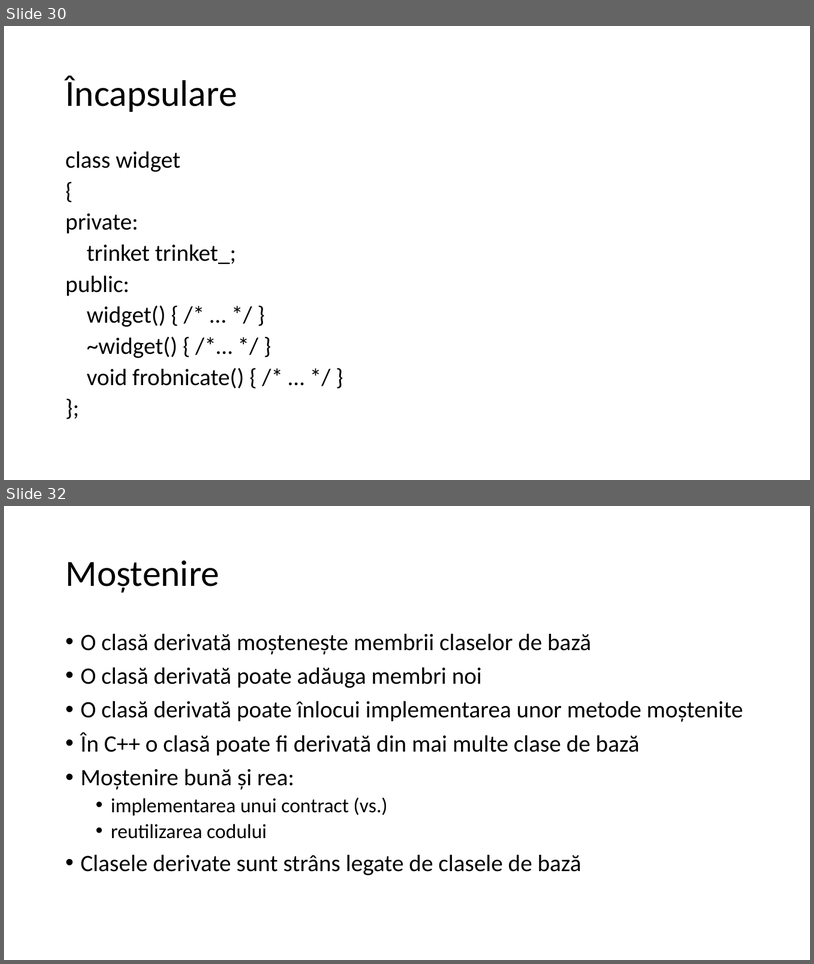
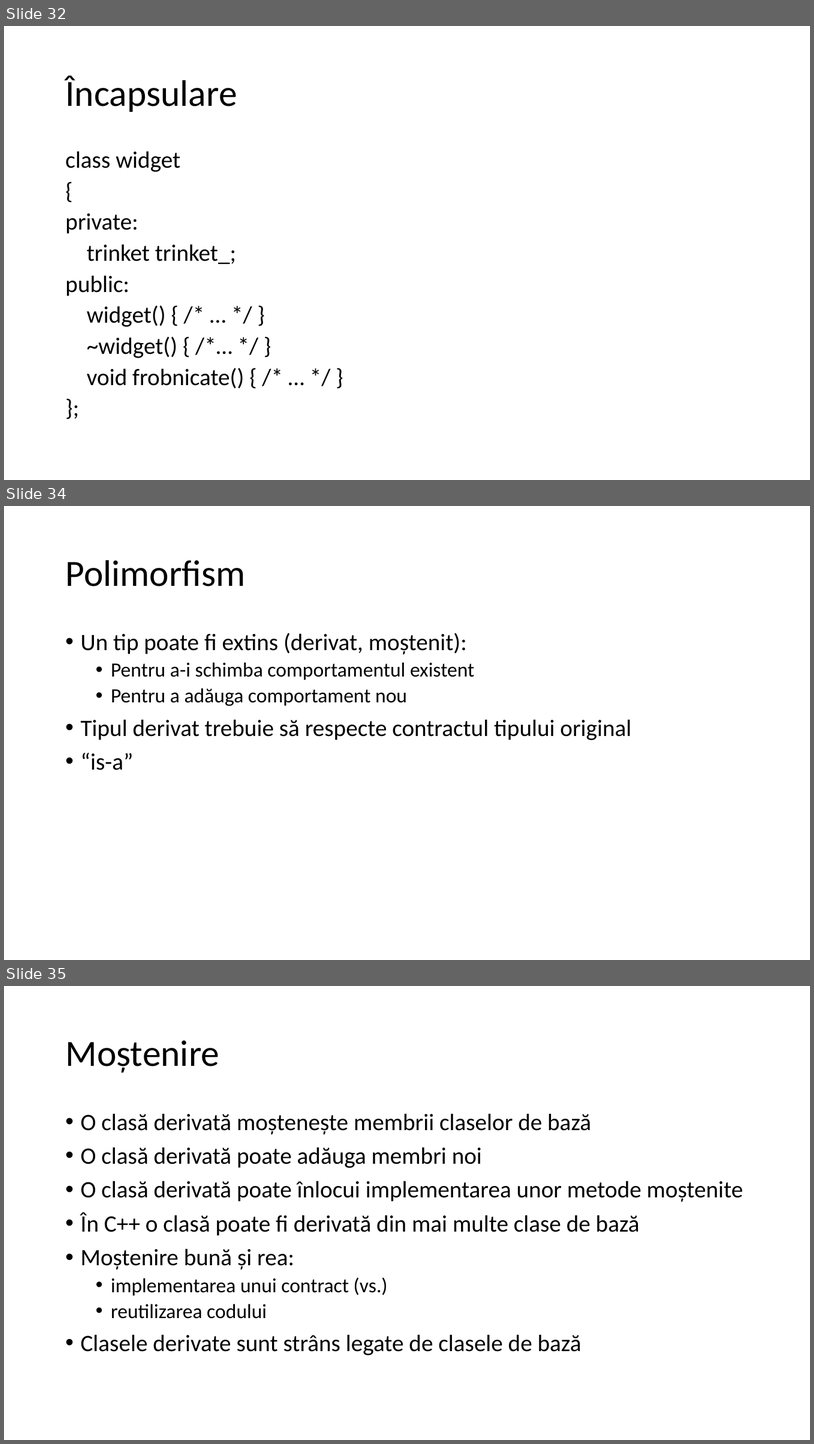
Before and after one commit to lnicola/acpp14, a slide deck: day1/Advanced C++ Day 1.pptx. Shown one above the other, each under a label of ours: slides 30 and 32 before the commit, slides 32, 34 and 35 after it; the slides between them are not shown. The pictures are 814x964 and 814x1444 pixels, drawn with LibreOffice and Linux fonts; fonts in the diff are those of the drawing. Boxes give left, top, right and bottom in pixels: in the first picture for what was removed or moved away, otherwise in the second. Text is boxed around its words. In the diff, an @@ line names an element or a change of style, - is before the commit and + after.

```diff
--- a/day1/Advanced C++ Day 1.pptx
+++ b/day1/Advanced C++ Day 1.pptx
@@ slide 34 added at [4, 506, 810, 960], background #FFFFFF @@
@@ title added at [65, 560, 245, 586], 44 pt, text #000000 @@
+Polimorfism
@@ text added at [81, 633, 632, 770], 28 pt, text #000000 @@
+• Un tip poate fi extins (derivat, moștenit):
+  • Pentru a-i schimba comportamentul existent
+  • Pentru a adăuga comportament nou
+• Tipul derivat trebuie să respecte contractul tipului original
+• “is-a”
@@ what was slide 30 is now slide 32 @@
@@ what was slide 32 is now slide 35 @@
```
Also in this commit, not shown: 4 slides changed, 2 other slides added.
